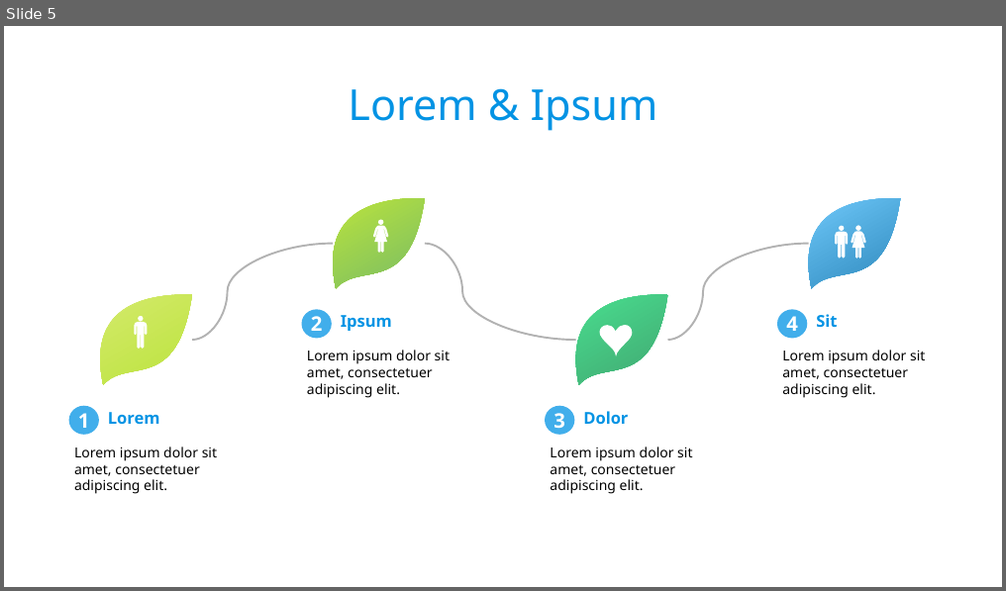
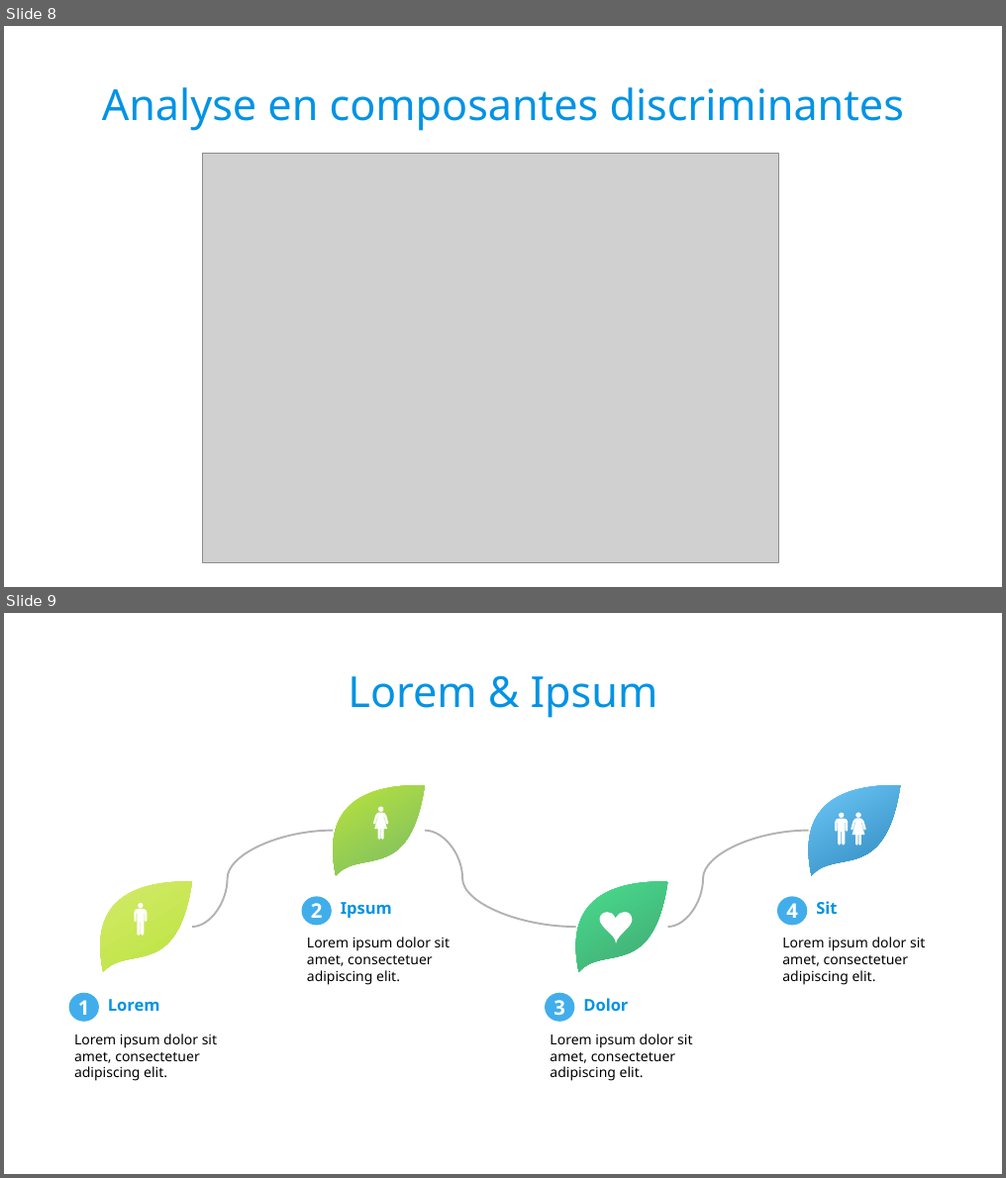
Before and after one commit to Polytech-E2I/data-processing, a slide deck: Projet3/report/report.odp. Shown one above the other, each under a label of ours: slide 5 before the commit, slides 8 and 9 after it. The pictures are 1006x591 and 1006x1178 pixels, drawn with LibreOffice and Linux fonts; fonts in the diff are those of the drawing; grey boxes stand for pictures; background and template pictures are left out. Boxes give left, top, right and bottom in pixels: in the first picture for what was removed or moved away, otherwise in the second. Text is boxed around its words. In the diff, an @@ line names an element or a change of style, - is before the commit and + after.

```diff
--- a/Projet3/report/report.odp
+++ b/Projet3/report/report.odp
@@ slide 8 added at (4,26,1002,587), background #FFFFFF @@
@@ text added at (102,87,904,131), 34 pt, text #0393E4 @@
+Analyse en composantes discriminantes
@@ picture added at (202,153,779,563) @@
@@ what was slide 5 is now slide 9 @@
```
Also in this commit, not shown: 1 slide changed, 3 other slides added, 5 other files.
